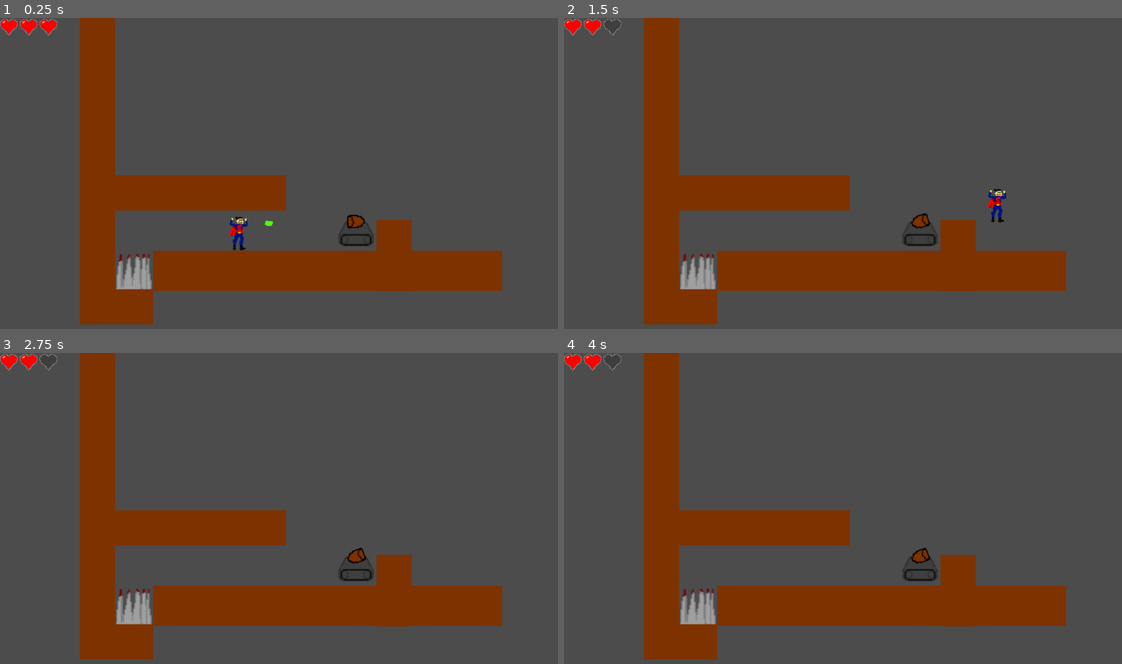
Above: before the commit, frames 1-4 (two rows, left to right).
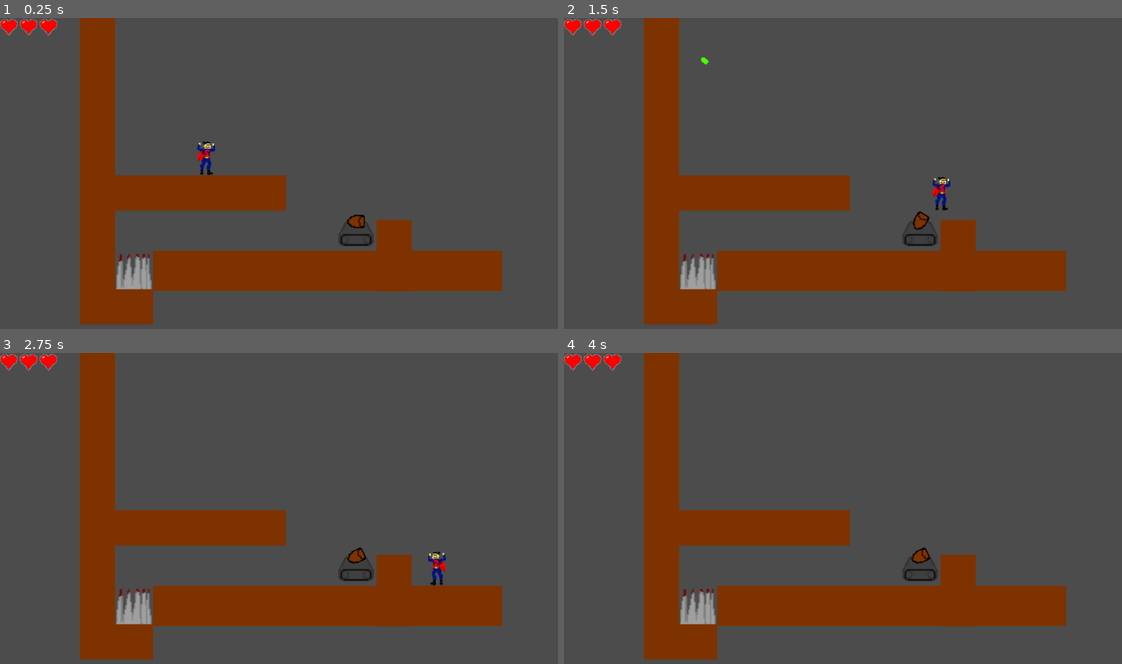
Above: after the commit, the same moments.

Repository: epielemeier/SacrificialSam
Game: Godot game, scene res://Level.tscn
The game is run twice, just before and just after one commit, with the same random seed, the same clock (stepped at 60 frames per second) and the same inputs.
Inputs:
- Up to frame 1 (0.25 s): no input
- Up to frame 2 (1.5 s): hold Z (dash) 0.53-1.28 s; hold Right (ui_right) from 0.53 s (still down); tap Space (ui_select) at 0.77 s; tap Z (dash) at 1.35 s
- Up to frame 3 (2.75 s): tap Space (ui_select) at 1.52 s; release Right (ui_right) at 2.03 s; hold Left (ui_left) from 2.03 s (still down); hold Z (dash) from 2.03 s (still down)
- Up to frame 4 (4 s): release Left (ui_left) at 2.78 s; release Z (dash) at 2.78 s; hold Right (ui_right) from 2.78 s (still down); tap Z (dash) at 2.85 s; tap Space (ui_select) at 3.02, 3.77 s; hold Z (dash) from 3.53 s (still down)

The runs differ from the first frame. In frame 1, 0.5% of the frame differs, in the area x 35-66%, y 39-75%; in frame 2, 0.6%, in the area x 7-80%, y 0-69%; in frame 3, 0.3%; in frame 4, 0.1%.

Commit message:
Tank loses sight of you behind tiles

Diff:
--- a/Level.tscn
+++ b/Level.tscn
@@ -13,7 +13,7 @@
 
 [node name="Hero" parent="." index="0" instance=ExtResource( 2 )]
 
-position = Vector2( 433.398, 381.857 )
+position = Vector2( 374.292, 250.001 )
 
 [node name="Tiles" type="Node2D" parent="." index="1"]
 
--- a/Tank.gd
+++ b/Tank.gd
@@ -12,11 +12,21 @@
 	$Visibility.connect("body_exited", self, "_on_Visibility_body_exited")
 	$ShootTimer.connect("timeout", self, "_on_ShootTimer_timeout")
 
-func _process(delta):
+func _physics_process(delta):
 	if target:
-		rotate_head((target.position - position).angle())
-		if can_shoot:
-			shoot(target.position)
+		aim()
+
+func aim():
+	var space_state = get_world_2d().direct_space_state
+	var result = space_state.intersect_ray(position, target.position,
+		[self], collision_mask)
+	if result:
+		var hit_pos = result.position
+		if result.collider == target:
+			rotate_head((target.position - position).angle())
+			if can_shoot:
+				shoot(target.position)
+
 
 func shoot(pos):
 	var b = Bullet.instance()
--- a/Tank.tscn
+++ b/Tank.tscn
@@ -19,7 +19,7 @@
 
 input_pickable = false
 collision_layer = 2
-collision_mask = 1
+collision_mask = 5
 collision/safe_margin = 0.08
 script = ExtResource( 1 )
 _sections_unfolded = [ "Collision" ]
